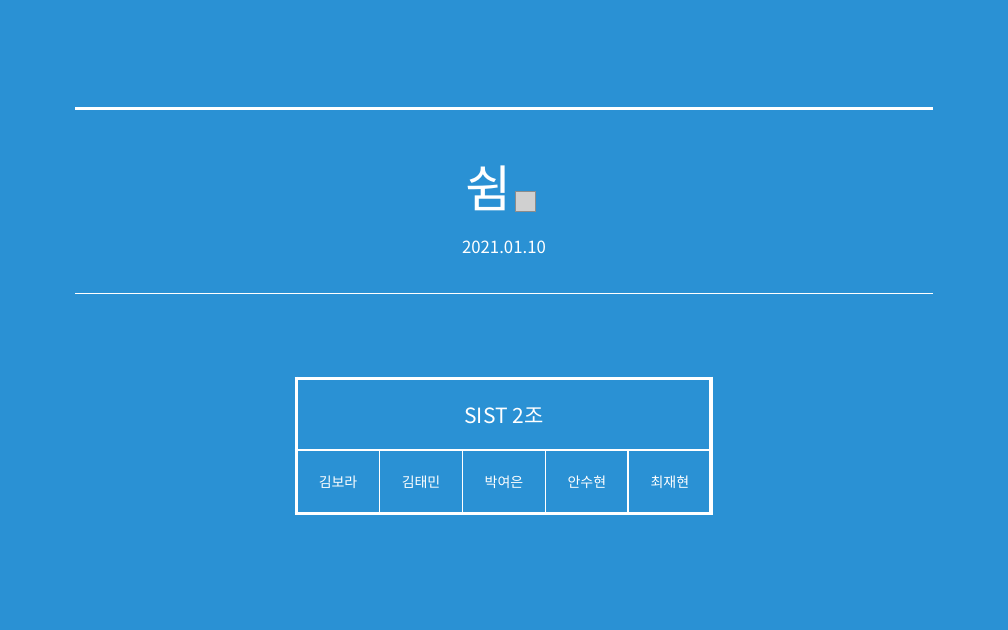
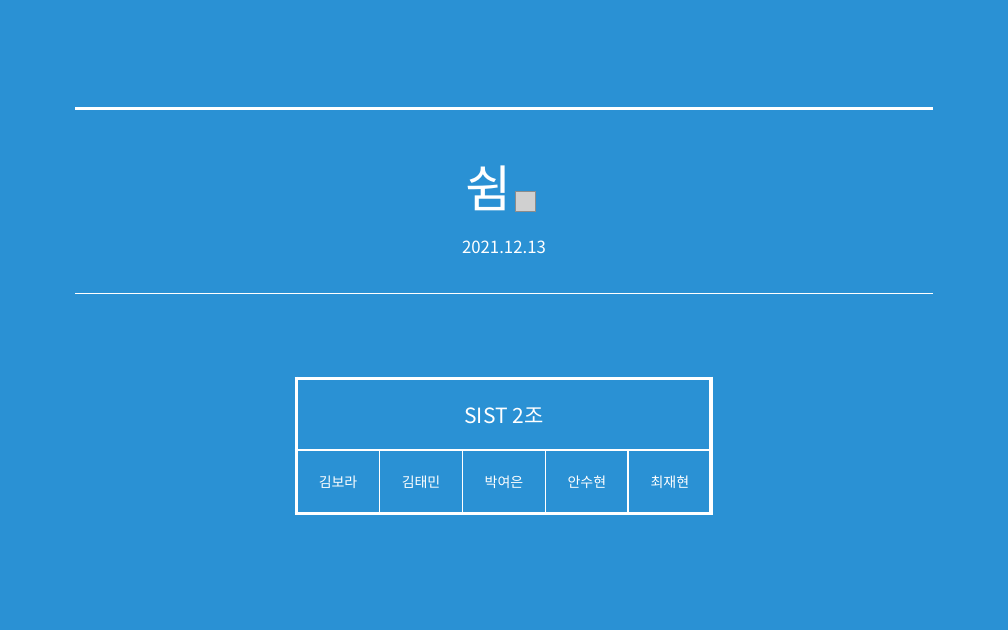
Before and after one commit to ImTaemin/Stay, a slide deck: slide 1 of 문서/최종보고서/쉼,_최종보고서.pptx. Drawn at 1008x630 pixels with LibreOffice and Linux fonts; fonts in the diff are those of the drawing; grey boxes stand for pictures. Boxes give left, top, right and bottom in pixels: in the first picture for what was removed or moved away, otherwise in the second. Text is boxed around its words. In the diff, an @@ line names an element or a change of style, - is before the commit and + after.

```diff
--- a/문서/최종보고서/쉼,_최종보고서.pptx
+++ b/문서/최종보고서/쉼,_최종보고서.pptx
@@ text at <box>462,240,546,253</box>: text changed @@
-2021.01.10
+2021.12.13
```
Also in this commit, not shown: 1 other slide changed, 8 slides added, 3 other files.
